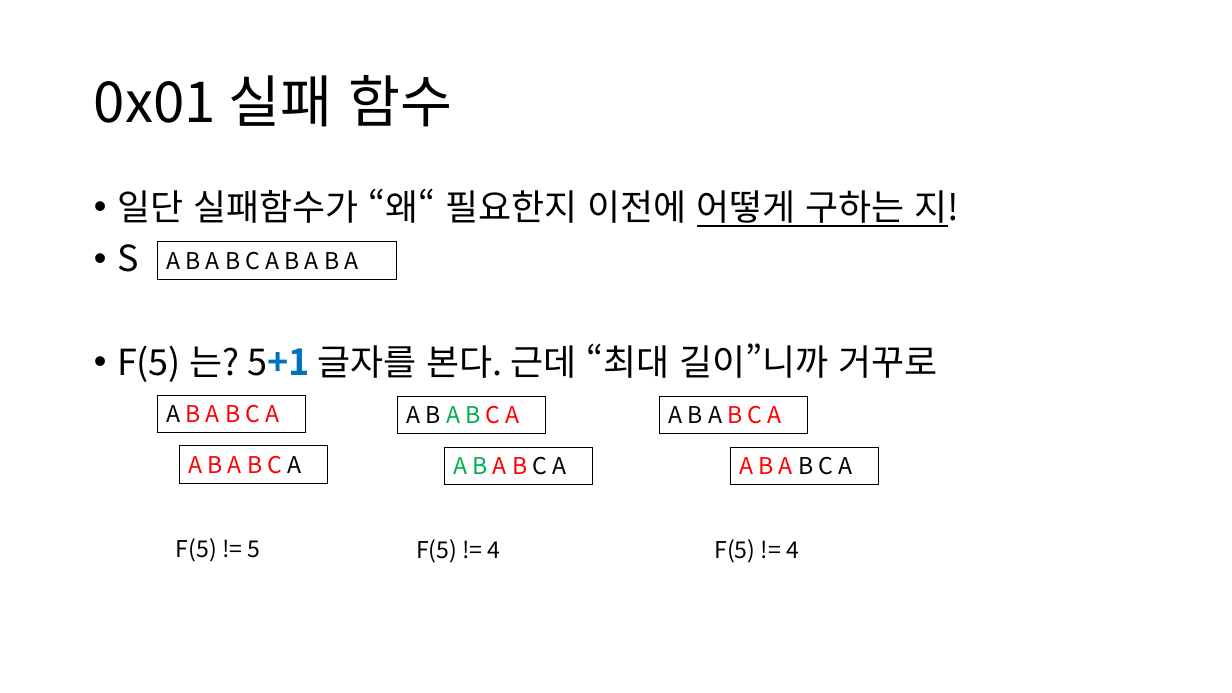
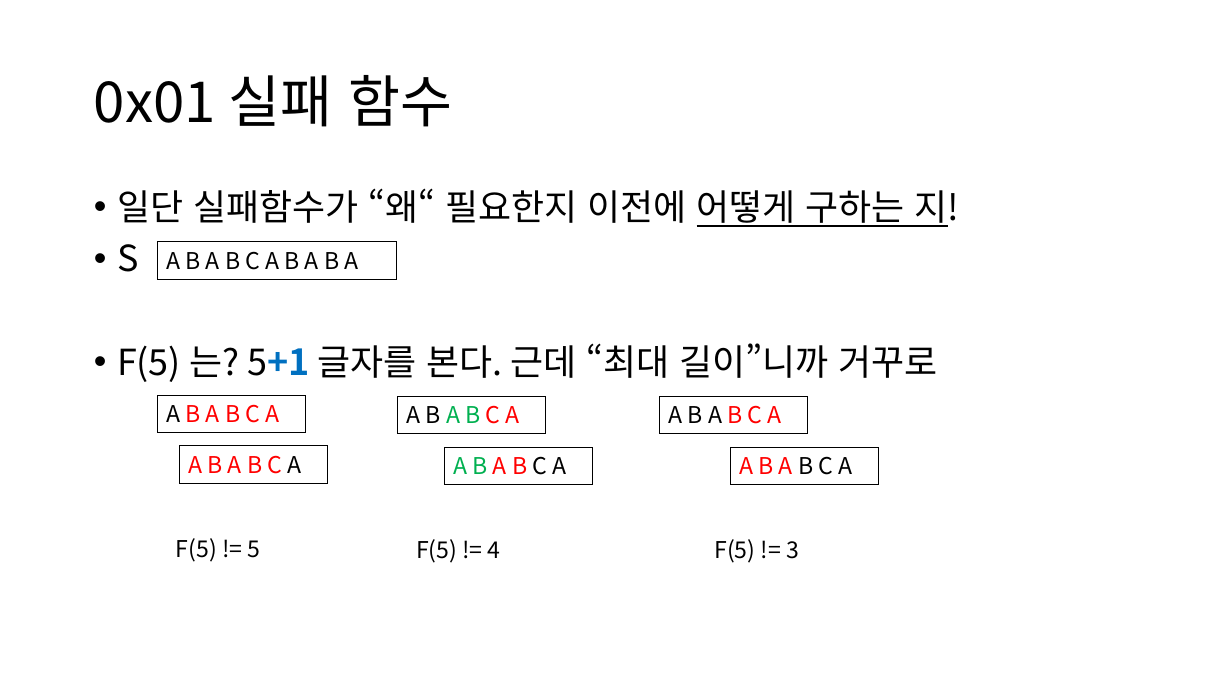
Before and after one commit to zeonyani/presentation, a slide deck: slide 23 of kmp/KMP 알고리즘 세미나.pptx. Drawn at 1232x693 pixels with LibreOffice and Linux fonts; fonts in the diff are those of the drawing. Boxes give left, top, right and bottom in pixels: in the first picture for what was removed or moved away, otherwise in the second. Text is boxed around its words. In the diff, an @@ line names an element or a change of style, - is before the commit and + after.

```diff
--- a/kmp/KMP 알고리즘 세미나.pptx
+++ b/kmp/KMP 알고리즘 세미나.pptx
@@ text at (x1=714, y1=539, x2=799, y2=563): text changed @@
-F(5) != 4
+F(5) != 3
```
Also in this commit, not shown: 24 other slides changed, 1 slide added, 1 slide removed.
